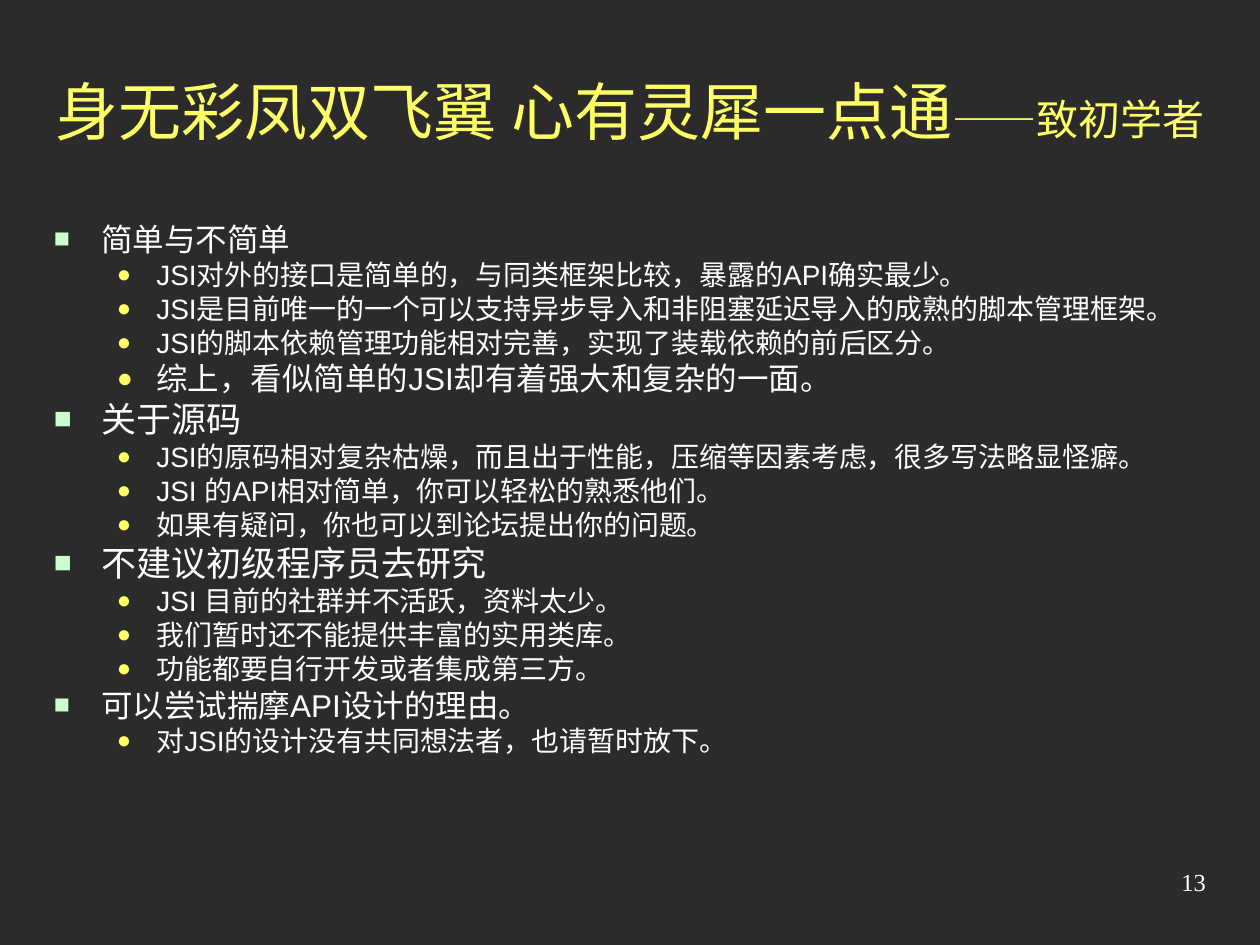
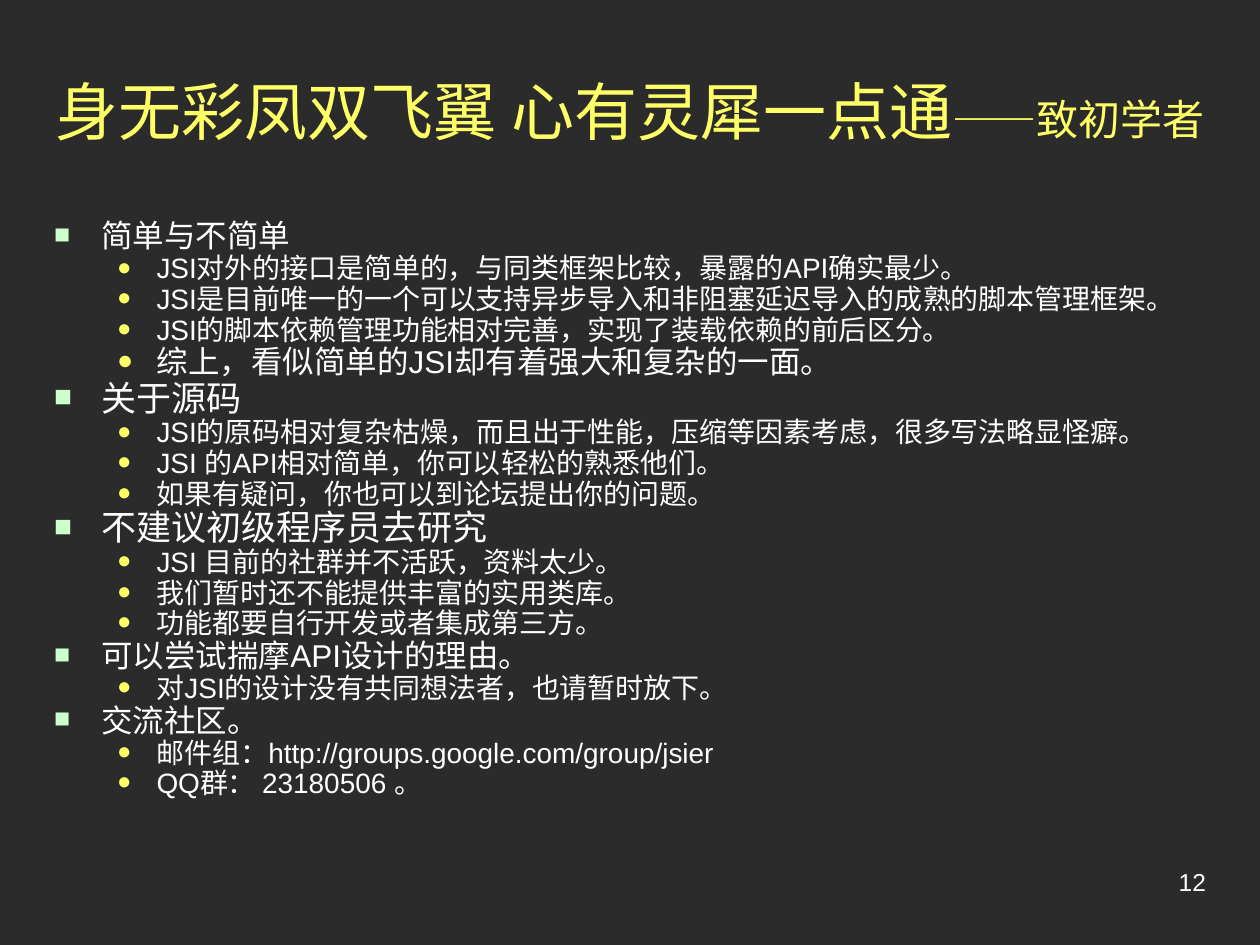
Before and after one commit to jindw/jsi, a slide deck: slide 12 of trunk/JSI2/web/doc/Preview2.ppt (slide 13 before the commit). Drawn at 1260x945 pixels with LibreOffice and Linux fonts; fonts in the diff are those of the drawing; background and template pictures are left out; a plain dark background stands for a picture behind light text. Boxes give left, top, right and bottom in pixels: in the first picture for what was removed or moved away, otherwise in the second. Text is boxed around its words. In the diff, an @@ line names an element or a change of style, - is before the commit and + after.

```diff
--- a/trunk/JSI2/web/doc/Preview2.ppt
+++ b/trunk/JSI2/web/doc/Preview2.ppt
@@ text at [101,220,1175,706]: line spacing 0.8 to 0.7 @@
@@ text at [157,674,728,799]: paragraphs added @@
+■ 交流社区。
+  ● 邮件组：http://groups.google.com/group/jsier
+  ● QQ群： 23180506 。
@@ page number at [1179,874,1206,891]: text changed; font Times New Roman to Arial @@
-13
+12
```
Also in this commit, not shown: 5 other slides changed, 2 slides removed.
